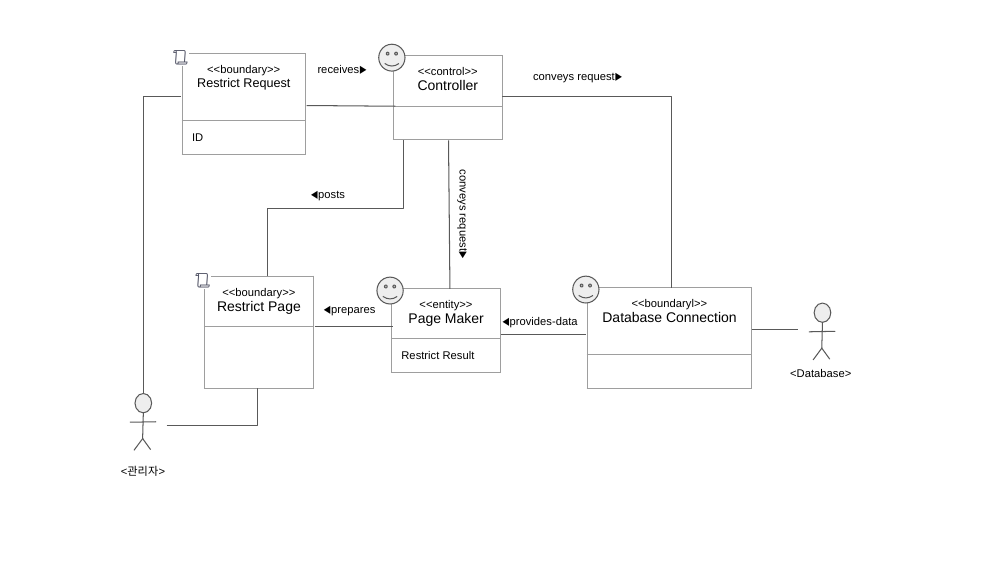
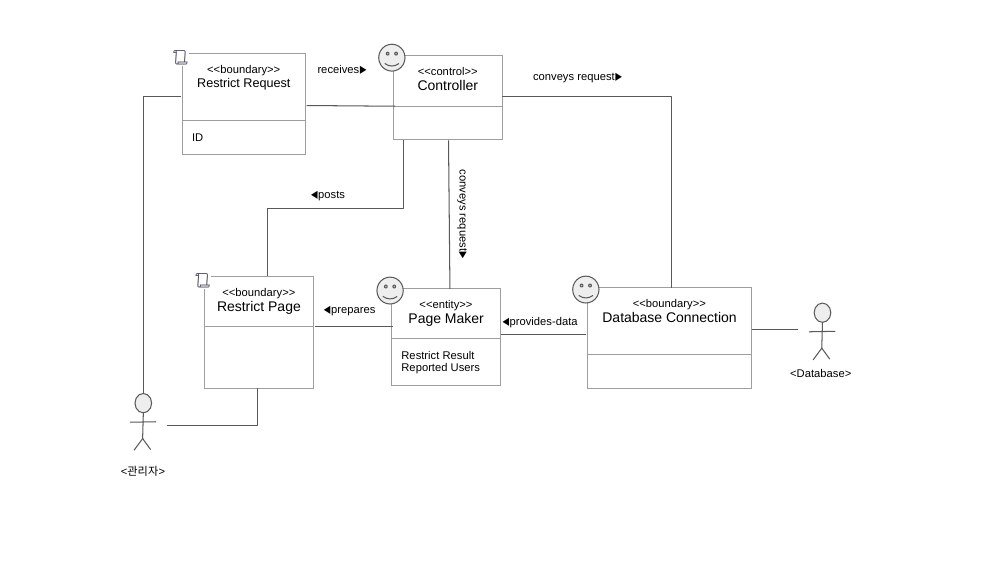
Before and after one commit to ysh4296/software-project, a slide deck: slide 5 of subTeam2/subTeam2_Domain_Diagram.pptx. Drawn at 1008x567 pixels with LibreOffice and Linux fonts; fonts in the diff are those of the drawing. Boxes give left, top, right and bottom in pixels: in the first picture for what was removed or moved away, otherwise in the second. Text is boxed around its words. In the diff, an @@ line names an element or a change of style, - is before the commit and + after.

```diff
--- a/subTeam2/subTeam2_Domain_Diagram.pptx
+++ b/subTeam2/subTeam2_Domain_Diagram.pptx
@@ table: place and size @@
-table at [393, 55, 502, 386]
+table at [393, 55, 502, 139]
@@ table at [391, 288, 500, 386] @@
-row 2, column 1: Restrict Result
+row 2, column 1: Restrict Result / Reported Users
@@ table at [587, 287, 751, 388] @@
-row 1, column 1: <<boundaryl>> / Database Connection
+row 1, column 1: <<boundary>> / Database Connection
```
Also in this commit, not shown: 7 other slides changed.
